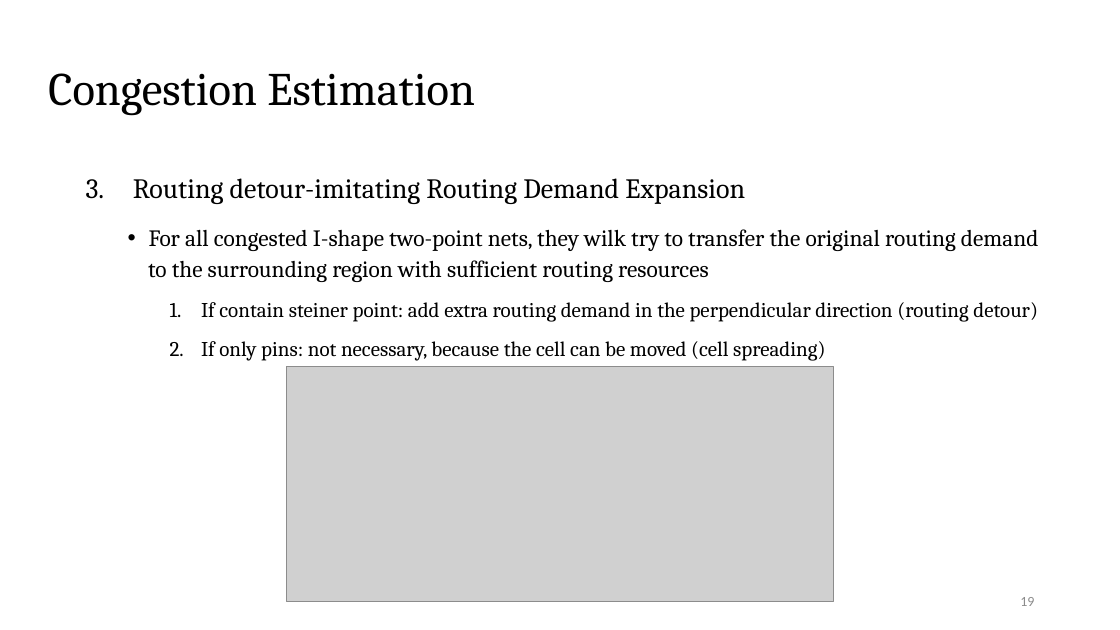
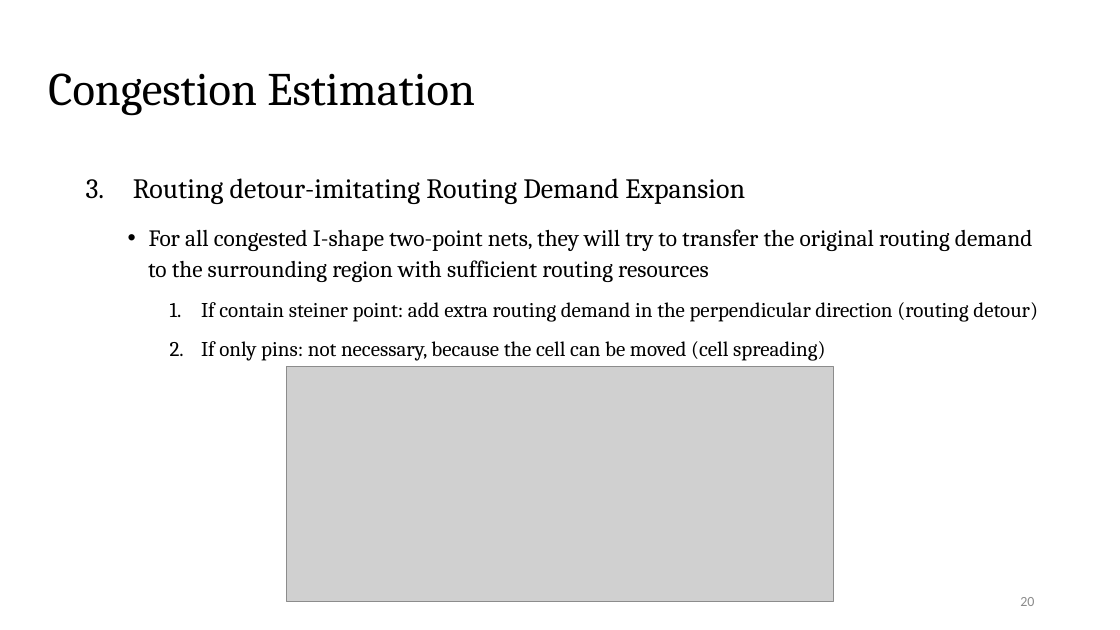
Before and after one commit to Pacific-Feng-Studuies/Studied-Papers, a slide deck: slide 21 of GM/Placement/PUFFER A Routability-Driven Placement Framework via Cell Padding/PUFFER A Routability-Driven Placement Framework via Cell Padding.pptx (slide 20 before the commit). Drawn at 1120x630 pixels with LibreOffice and Linux fonts; fonts in the diff are those of the drawing; grey boxes stand for pictures. Boxes give left, top, right and bottom in pixels: in the first picture for what was removed or moved away, otherwise in the second. Text is boxed around its words. In the diff, an @@ line names an element or a change of style, - is before the commit and + after.

```diff
--- a/GM/Placement/PUFFER A Routability-Driven Placement Framework via Cell Padding/PUFFER A Routability-Driven Placement Framework via Cell Padding.pptx
+++ b/GM/Placement/PUFFER A Routability-Driven Placement Framework via Cell Padding/PUFFER A Routability-Driven Placement Framework via Cell Padding.pptx
@@ text at box(149, 229, 1033, 251): text changed @@
-  • For all congested I-shape two-point nets, they wilk try to transfer the original routing demand
+  • For all congested I-shape two-point nets, they will try to transfer the original routing demand
@@ page number at box(1020, 597, 1034, 606): text changed @@
-19
+20
```
Also in this commit, not shown: 3 other slides changed, 1 slide added.
